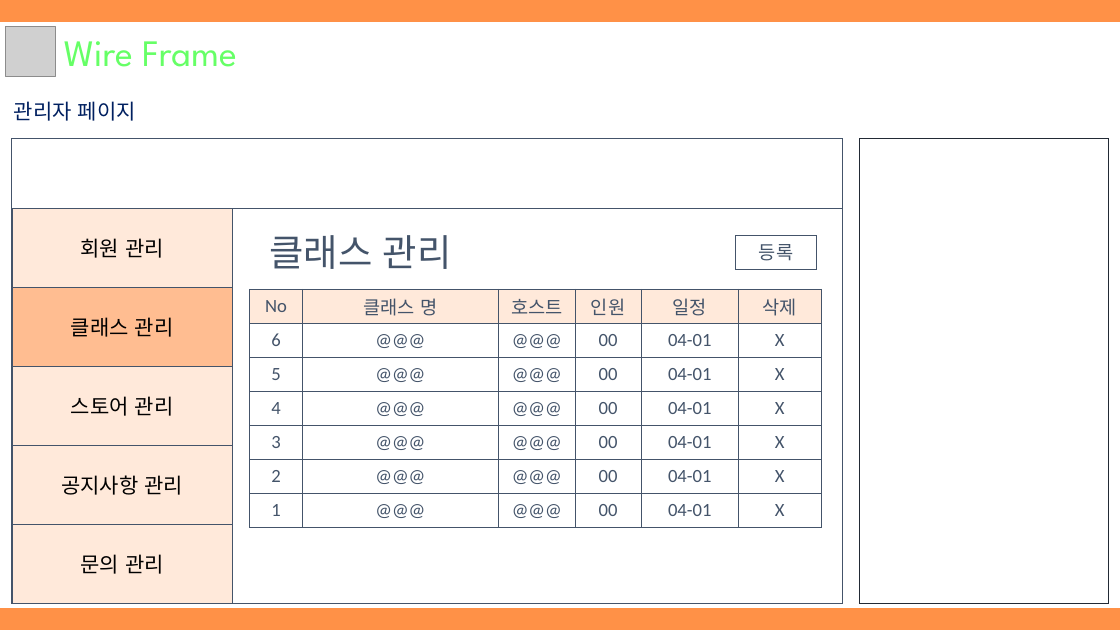
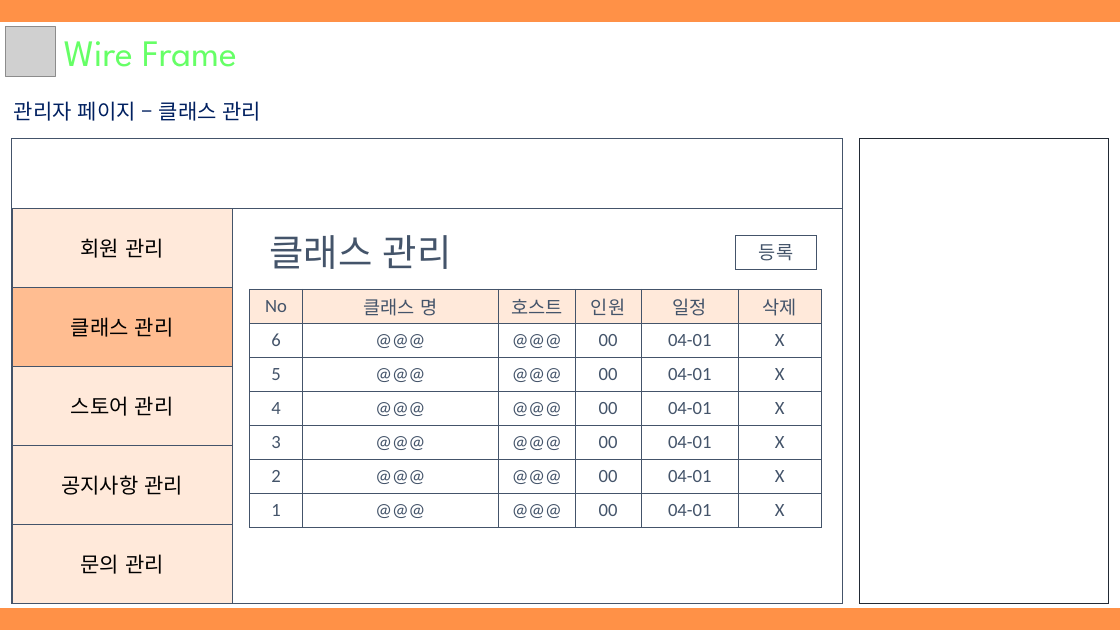
Before and after one commit to hhsw07/ezen-academy-projects, a slide deck: slide 13 of WebContent/발표자료/1차/3조 원데이클래스.pptx (slide 14 before the commit). Drawn at 1120x630 pixels with LibreOffice and Linux fonts; fonts in the diff are those of the drawing; grey boxes stand for pictures. Boxes give left, top, right and bottom in pixels: in the first picture for what was removed or moved away, otherwise in the second. Text is boxed around its words. In the diff, an @@ line names an element or a change of style, - is before the commit and + after.

```diff
--- a/WebContent/발표자료/1차/3조 원데이클래스.pptx
+++ b/WebContent/발표자료/1차/3조 원데이클래스.pptx
@@ text at (14, 101, 262, 121): text changed @@
-관리자 페이지
+관리자 페이지 – 클래스 관리
```
Also in this commit, not shown: 8 other slides changed, 1 slide removed.
